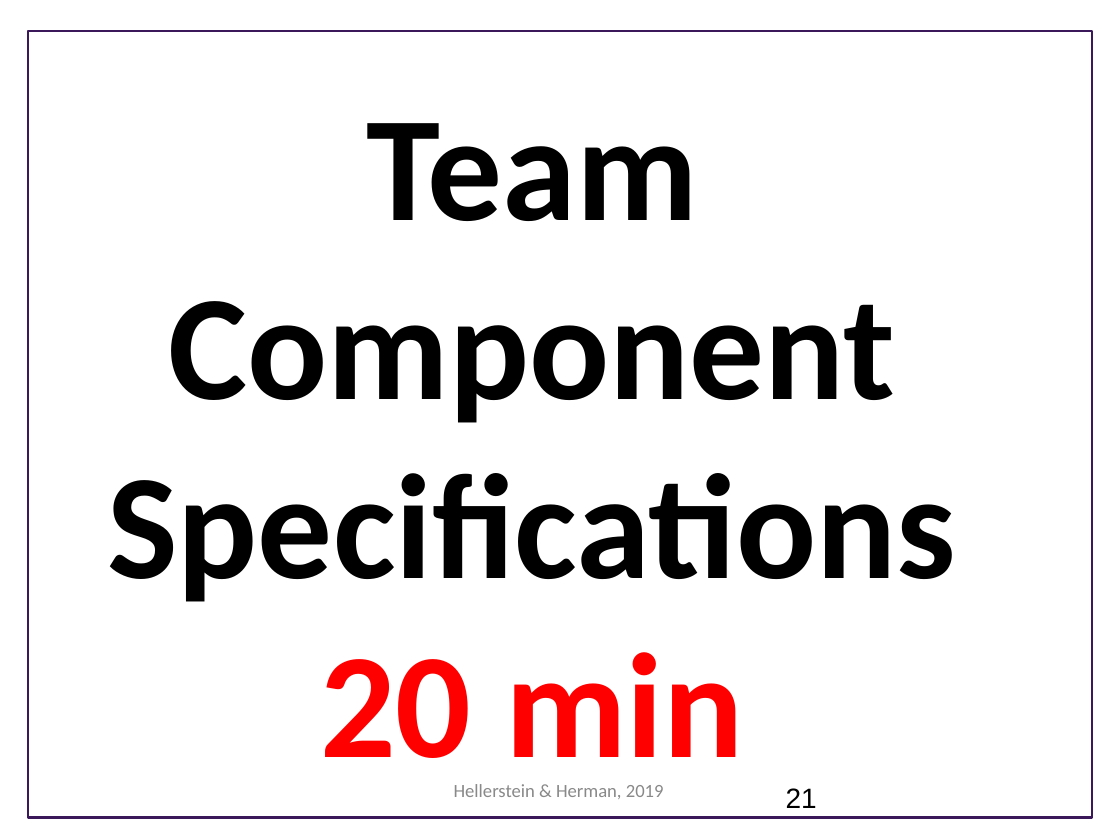
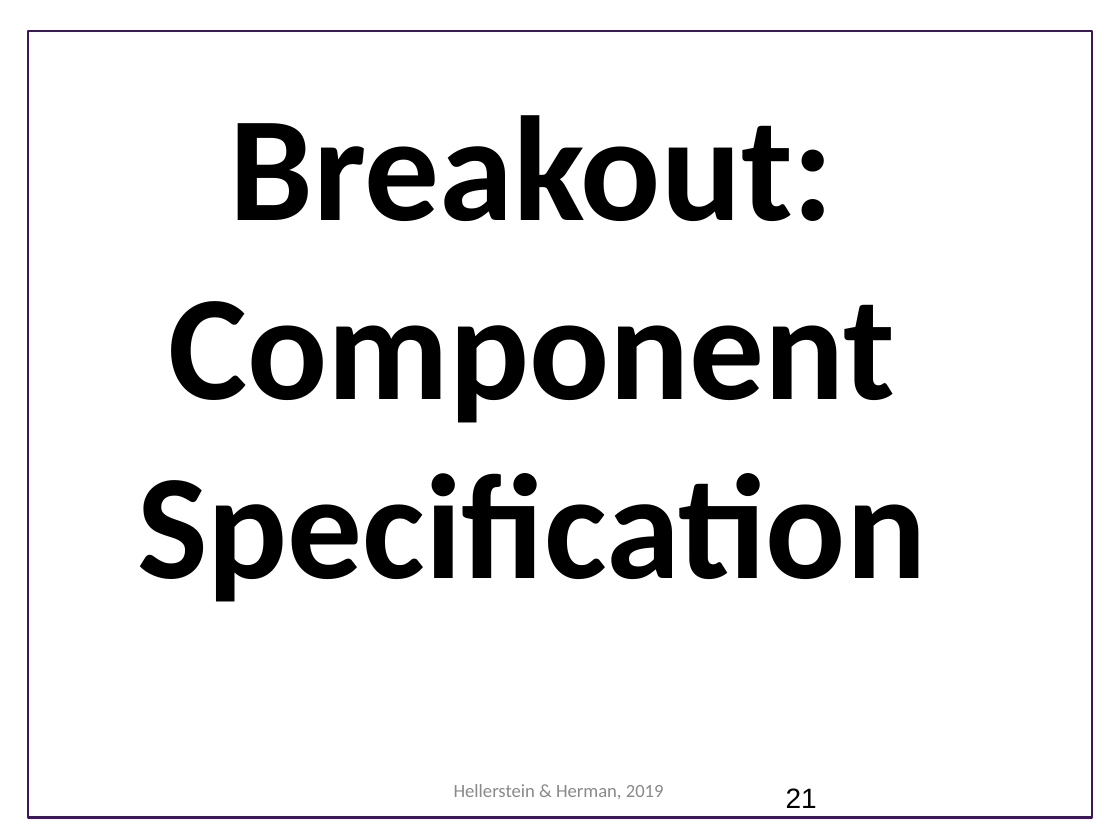
Before and after one commit to UWSEDS/LectureNotes, a slide deck: slide 21 of 05_Design_and_Teams/Software-Design.ppt. Drawn at 1120x840 pixels with LibreOffice and Linux fonts; fonts in the diff are those of the drawing; background and template pictures are left out. Boxes give left, top, right and bottom in pixels: in the first picture for what was removed or moved away, otherwise in the second. Text is boxed around its words. In the diff, an @@ line names an element or a change of style, - is before the commit and + after.

```diff
--- a/05_Design_and_Teams/Software-Design.ppt
+++ b/05_Design_and_Teams/Software-Design.ppt
@@ title at box(137, 115, 926, 602): text changed @@
-Team Component Specifications
-20 min
+Breakout: Component Specification
```
Also in this commit, not shown: 3 other slides changed.
